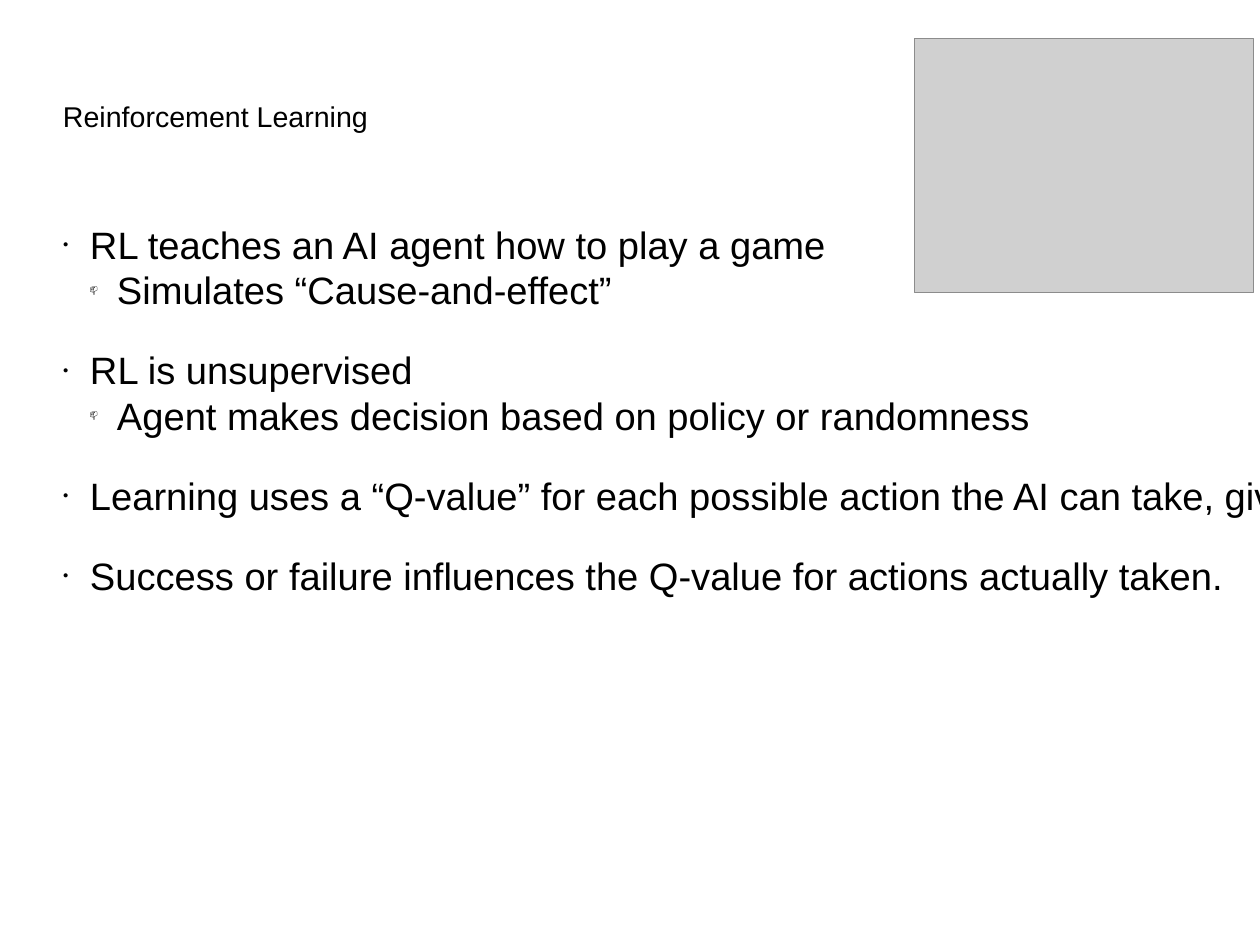
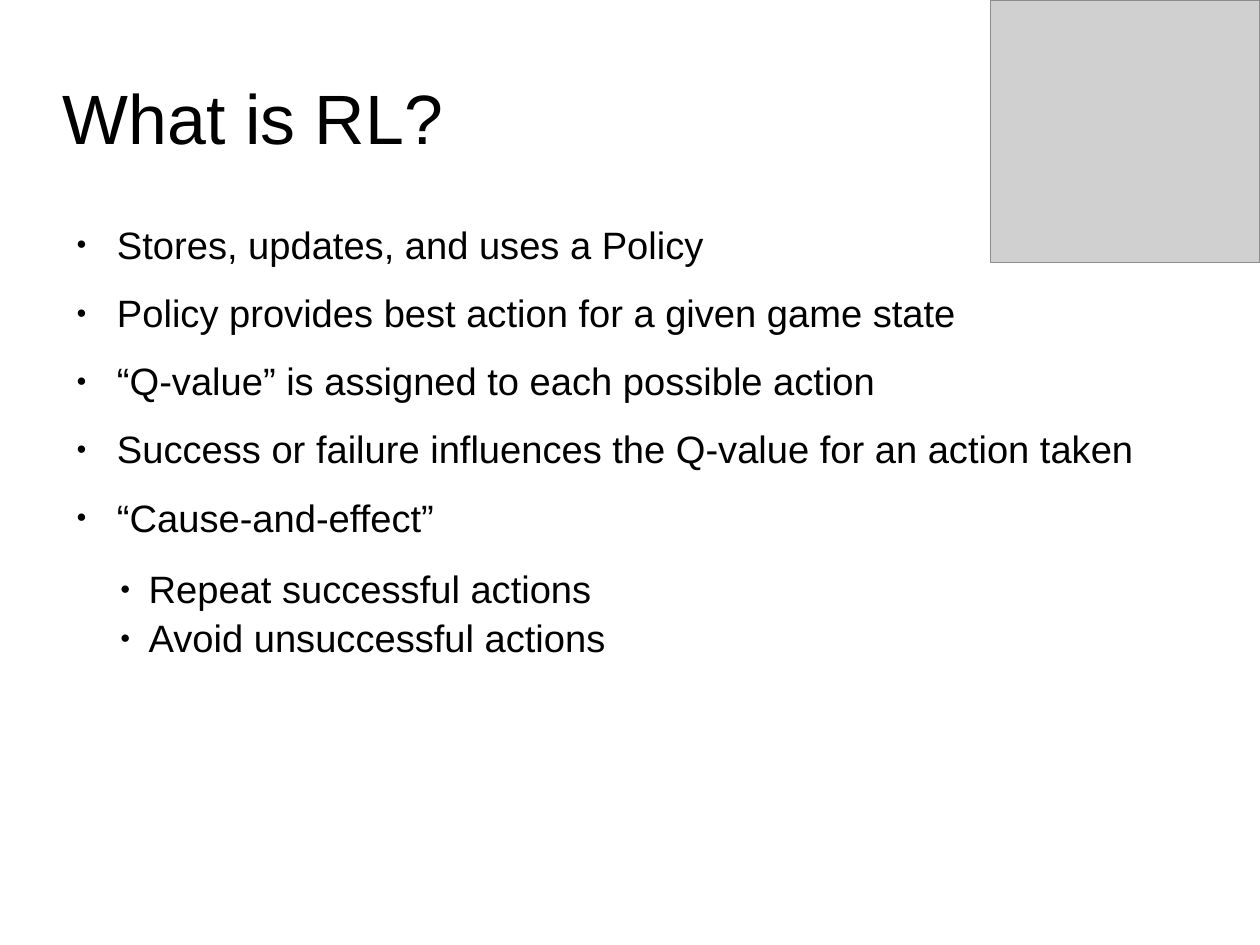
Before and after one commit to cs580project/RL, a slide deck: slide 4 of presentation/intro to RL.pptx (slide 1 before the commit). Drawn at 1260x945 pixels with LibreOffice and Linux fonts; fonts in the diff are those of the drawing; grey boxes stand for pictures. Boxes give left, top, right and bottom in pixels: in the first picture for what was removed or moved away, otherwise in the second. Text is boxed around its words. In the diff, an @@ line names an element or a change of style, - is before the commit and + after.

Commit message:
new slides

```diff
--- a/presentation/intro to RL.pptx
+++ b/presentation/intro to RL.pptx
@@ picture: place and size @@
-picture at bbox=[915, 39, 1254, 293]
+picture at bbox=[991, 0, 1260, 263]
@@ title at bbox=[63, 93, 443, 145]: text changed; size 18 to 44 pt @@
-Reinforcement Learning
+What is RL?
@@ text at bbox=[117, 231, 1133, 653]: text changed @@
-● RL teaches an AI agent how to play a game
-  📫 Simulates “Cause-and-effect”
-● RL is unsupervised
-  📫 Agent makes decision based on policy or randomness
-● Learning uses a “Q-value” for each possible action the AI can take, given a particular state of the game.
-● Success or failure influences the Q-value for actions actually taken.
+● Stores, updates, and uses a Policy
+● Policy provides best action for a given game state
+● “Q-value” is assigned to each possible action
+● Success or failure influences the Q-value for an action taken
+● “Cause-and-effect”
+  ● Repeat successful actions
+  ● Avoid unsuccessful actions
```
Also in this commit, not shown: 2 other slides changed, 4 slides added, 1 slide removed.
